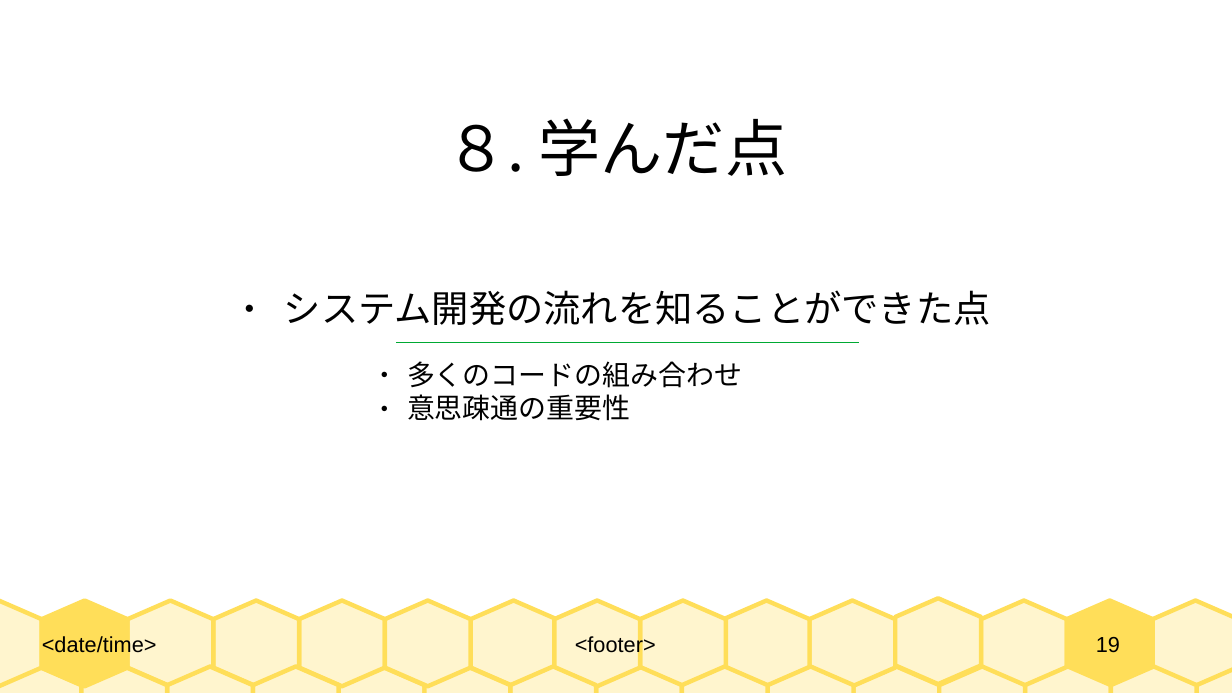
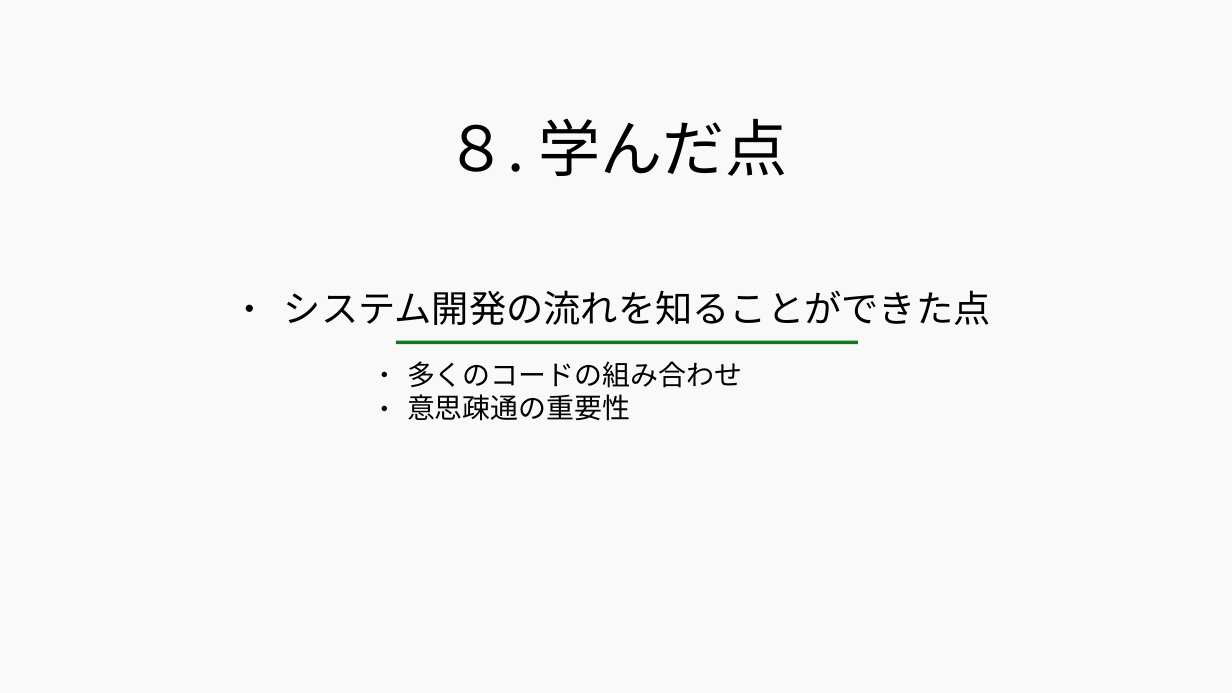
Before and after one commit to 2022java42-student008/LibraryProject, a slide deck: slide 19 of 図書管理システム - コピー.odp. Drawn at 1232x693 pixels with LibreOffice and Linux fonts; fonts in the diff are those of the drawing. Boxes give left, top, right and bottom in pixels: in the first picture for what was removed or moved away, otherwise in the second. Text is boxed around its words. In the diff, an @@ line names an element or a change of style, - is before the commit and + after.

```diff
--- a/図書管理システム - コピー.odp
+++ b/図書管理システム - コピー.odp
@@ rectangle added at <box>0,0,1232,693</box>, fill #EEEEEE at 35% opacity @@
@@ line (396, 342) - (859, 342): stroke #00A933 0 pt to #127622 2.3 pt @@
@@ text removed at <box>42,634,157,656</box> @@
-<date/time>
@@ text removed at <box>575,635,656,657</box> @@
-<footer>
@@ page number removed at <box>1096,637,1120,653</box> @@
-19
@@ group removed at <box>0,598,1232,693</box>: 30 freeform shapes @@
```
Also in this commit, not shown: 19 other slides changed.
